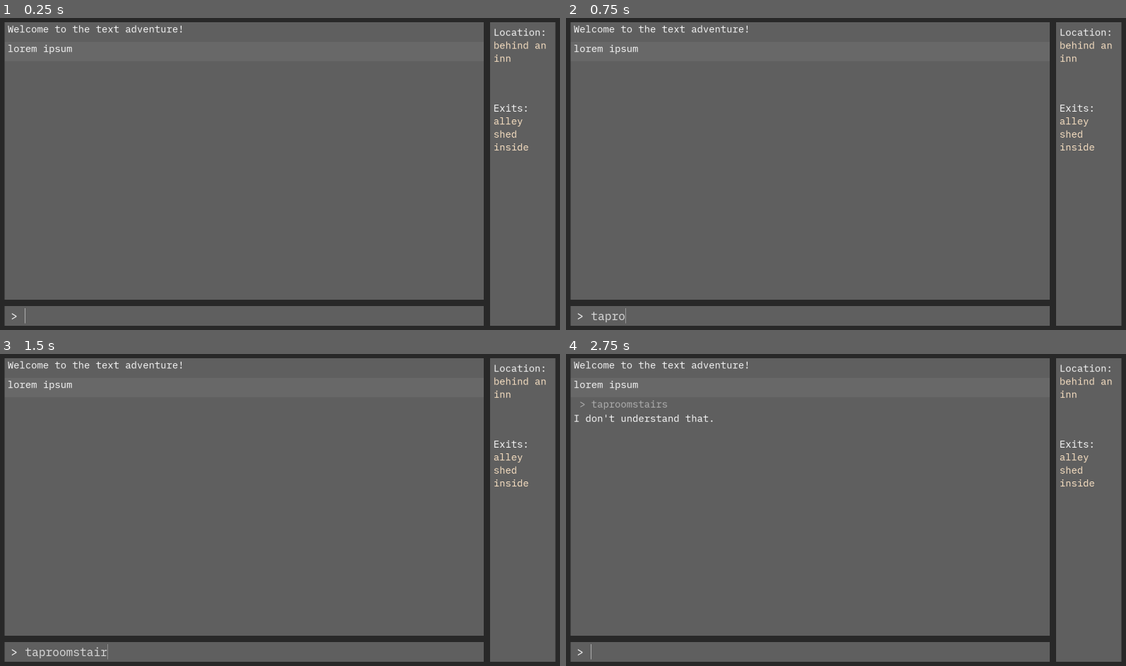
Above: before the commit, frames 1-4 (two rows, left to right).
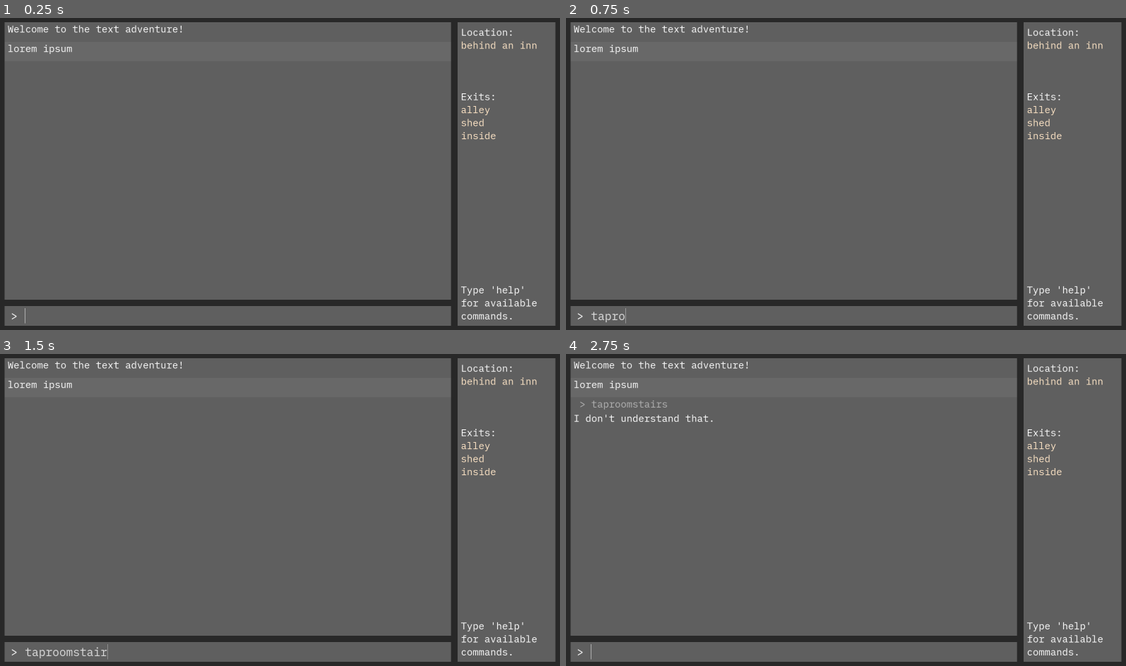
Above: after the commit, the same moments.

Repository: alephmembeth/textadventure-from-scratch
Game: Godot game, scene res://game.tscn
Two runs of this game, one before a commit and one after it. Both use one fixed random seed, a clock stepped at 60 frames per second and the inputs below.
Inputs:
- Up to frame 1 (0.25 s): no input
- Up to frame 2 (0.75 s): type "taproom" at 0.5 s
- Up to frame 3 (1.5 s): type "stairs" at 1.25 s
- Up to frame 4 (2.75 s): tap Enter at 2 s

The runs differ from the first frame. In frame 1, 3.2% of the frame differs, in the area x 80-98%, y 1-99%; in frame 2, 3.2%; in frame 3, 3.2%; in frame 4, 3.2%.

Commit message:
Update side panel

Diff:
--- a/areas/area.gd
+++ b/areas/area.gd
@@ -42,7 +42,7 @@
 
 
 func get_area_name() -> String:
-	return "Location: " + Types.wrap_area_text(area_name)
+	return "Location: \n" + Types.wrap_area_text(area_name)
 
 
 func get_character_description() -> String:
@@ -52,7 +52,7 @@
 	var character_description = ""
 	for character in characters:
 		character_description += character.character_name + "\n"
-	return "People: " + Types.wrap_character_text(character_description)
+	return "People: \n" + Types.wrap_character_text(character_description)
 
 
 func get_item_description() -> String:
@@ -62,13 +62,13 @@
 	var item_description = ""
 	for item in items:
 		item_description += item.item_name + "\n"
-	return "Items: " + Types.wrap_item_text(item_description)
+	return "Items: \n" + Types.wrap_item_text(item_description)
 
 
 func get_exit_description() -> String:
 	var exit_description_string = PackedStringArray(exits.keys())
 	var exit_description = "\n".join(exit_description_string)
-	return "Exits: " + Types.wrap_area_text(exit_description)
+	return "Exits: \n" + Types.wrap_area_text(exit_description)
 
 
 func connect_exits_unlocked(direction: String, area: Area, area_2_override = "null"):
--- a/game.gd
+++ b/game.gd
@@ -9,12 +9,12 @@
 
 func _ready() -> void:
 	parser.area_changed.connect(side_panel.handle_area_changed)
+	parser.area_updated.connect(side_panel.handle_area_updated)
 
 	info_panel.create_response("Welcome to the text adventure!")
 
 	var starting_area_response = parser.initialize(area_manager.get_child(0), player)
 	info_panel.create_response(starting_area_response)
-
 
 
 func _on_input_line_text_submitted(new_text: String) -> void:
--- a/parser.gd
+++ b/parser.gd
@@ -1,6 +1,7 @@
 extends Node
 
-signal area_changed(new_room)
+signal area_changed(new_area)
+signal area_updated(current_area)
 
 var current_area = null
 var player = null
@@ -66,6 +67,7 @@
 		if second_word.to_lower() == item.item_name.to_lower():
 			current_area.remove_item(item)
 			player.take_item(item)
+			emit_signal("area_updated", current_area)
 			return "You take the " + Types.wrap_item_text(item.item_name) + "."
 
 	return "You can't take the " + Types.wrap_item_text(second_word) + "."
@@ -79,6 +81,7 @@
 		if second_word.to_lower() == item.item_name.to_lower():
 			player.drop_item(item)
 			current_area.add_item(item)
+			emit_signal("area_updated", current_area)
 			return "You drop the " + Types.wrap_item_text(item.item_name) + "."
 
 	return "You can't drop the " + Types.wrap_item_text(second_word) + "."
@@ -154,7 +157,7 @@
 
 
 func help() -> String:
-	var help_string = PackedStringArray(["You can use the following commands:",
+	var help_string = PackedStringArray(["You can use the following one- or two-word commands:",
 		" – go   " + Types.wrap_area_text("[exit]"),
 		" – take " + Types.wrap_item_text("[item]"),
 		" – drop " + Types.wrap_item_text("[item]"),
--- a/side_panel.gd
+++ b/side_panel.gd
@@ -4,6 +4,7 @@
 @onready var exit_label = $margins/rows/exits_label
 @onready var charcater_label = $margins/rows/characters_label
 @onready var item_label = $margins/rows/items_label
+@onready var help_label = $margins/rows/help_label
 
 
 func handle_area_changed(new_area):
@@ -11,3 +12,8 @@
 	exit_label.text = new_area.get_exit_description()
 	charcater_label.text = new_area.get_character_description()
 	item_label.text = new_area.get_item_description()
+	help_label.text = "Type 'help' for available commands."
+
+
+func handle_area_updated(current_area):
+	handle_area_changed(current_area)
--- a/side_panel.tscn
+++ b/side_panel.tscn
@@ -5,7 +5,7 @@
 [ext_resource type="Script" path="res://side_panel.gd" id="2_d4vln"]
 
 [node name="side_panel" type="PanelContainer"]
-custom_minimum_size = Vector2(200, 2.08165e-12)
+custom_minimum_size = Vector2(300, 2.08165e-12)
 offset_right = 250.0
 offset_bottom = 645.0
 theme_override_styles/panel = ExtResource("1_swmjg")
@@ -61,3 +61,11 @@
 text = "Items:
 Items"
 fit_content = true
+
+[node name="help_label" type="RichTextLabel" parent="margins/rows"]
+layout_mode = 2
+theme_override_fonts/normal_font = ExtResource("2_5ub14")
+theme_override_font_sizes/normal_font_size = 30
+bbcode_enabled = true
+text = "Help"
+fit_content = true
